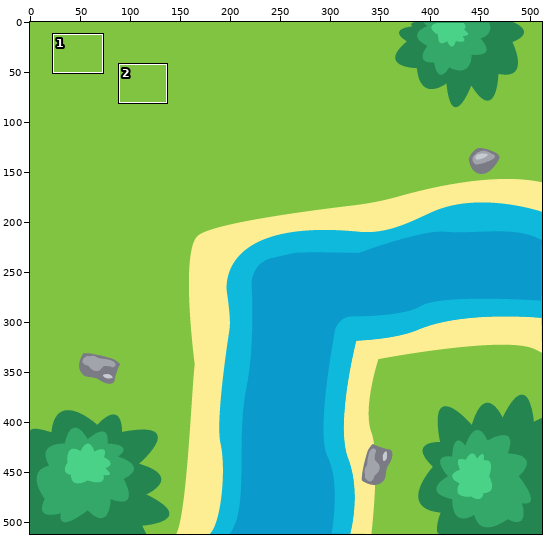
One commit to this sprite sheet: azulejos/tile7.png. The picture above shows the old version from afar; the outline marks the close-up.
Close-up. Old version:
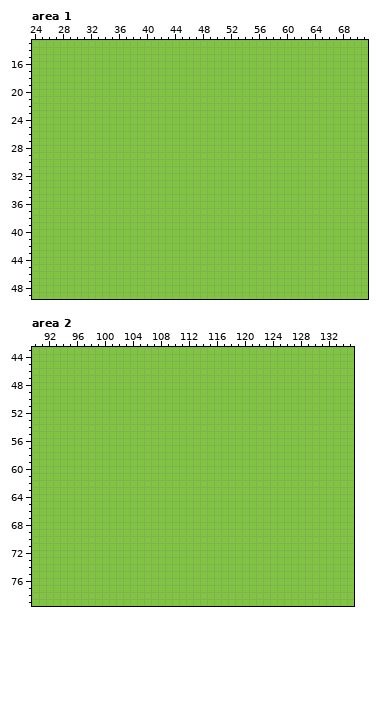
The file is 512x512 pixels. Colours within 5 levels of each other are drawn and written as one. Shown: area 1: x 24..71, y 13..49; area 2: x 90..135, y 43..79. The commit also changed other parts of the picture, which this record leaves out.
And afterwards:
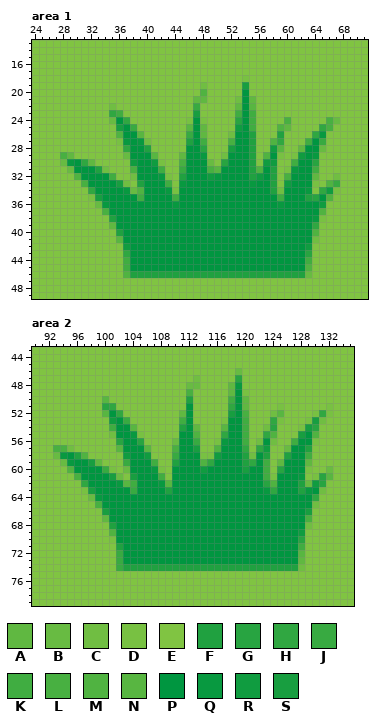
Palette (. is transparent): A #60b841  B #68bb42  C #70be42  D #78c142  E #80c442  F #20a140  G #28a441  H #30a741  J #38aa41  K #40ad41  L #48b041  M #50b341  N #58b641  P #009640  Q #089940  R #109c40  S #189e40
The exact change:
Changed rows in their new state; - is an unchanged pixel.
Area 1:
first column x 28:
18 --------------------------D-------------
19 --------------------C-----S-------------
20 --------------------M-----P-------------
21 -------------------AA----CPA------------
22 -------C-----------J-----APN------------
23 -------HK----------S-----KPK------------
24 -------BPH--------DPD----GPK----L-----LB
25 --------SPJ-------NPA----RPK---MA----HL-
26 --------MPPN------JPA---CPPF---F----HQ--
27 --------DQPQC-----FPK---LPPF--MH---KPJ--
28 ---------HPPF-----PPG---SPPF--RN--APPB--
29 LA-------BPPPN---APPQ--CPPPF-MPD-DRPQ---
30 BQPHA-----RPPRD--LPPPB-GPPPF-RR--KPPG---
31 -BPPPFC---LPPPK--JPPPLNPPPPFMPF-DQPPK---
32 --MPPPPK--CPPPQD-FPPPRQPPPPFRPF-LPPPA--C
33 ---LPPPPSC-FPPPK-QPPPPPPPPPQPPF-RPPPD-MJ
34 ----HPPPPQBMPPPQDPPPPPPPPPPPPPFCPPPQ-HRD
35 ----DSPPPPPKPPPPKPPPPPPPPPPPPPPKPPPFGPM-
36 -----BQPPPPPPPPPQPPPPPPPPPPPPPPQPPPPPR--
37 ------LPPPPPPPPPPPPPPPPPPPPPPPPPPPPPPM--
38 -------FPPPPPPPPPPPPPPPPPPPPPPPPPPPPQD--
39 -------APPPPPPPPPPPPPPPPPPPPPPPPPPPPH---
40 --------FPPPPPPPPPPPPPPPPPPPPPPPPPPPM---
41 --------NPPPPPPPPPPPPPPPPPPPPPPPPPPPC---
42 ---------RPPPPPPPPPPPPPPPPPPPPPPPPPR----
43 ---------HPPPPPPPPPPPPPPPPPPPPPPPPPG----
44 ---------KPPPPPPPPPPPPPPPPPPPPPPPPPK----
45 ---------KPPPPPPPPPPPPPPPPPPPPPPPPPM----
46 ---------MFFFFFFFFFFFFFFFFFFFFFFFFFB----
Area 2:
first column x 93:
46 --------------------------B-------------
47 --------------------C-----G-------------
48 -------------------BB----AQ-------------
49 -------------------L-----APD------------
50 -------N-----------F-----KPA------------
51 -------GH----------P-----HPA----D------D
52 -------NPH--------AP-----SPL---CN----DHD
53 --------RPJ-------KP----DPPK---HD---DSC-
54 --------KPPN------FPA---NPPK--CG---DSG--
55 --------CPPQD-----PPM---HPPK--HM---SPM--
56 ---------GPPG----BPPJ--DQPPK-CPC--KPPD--
57 LLC------NPPPN---LPPS--MPPPH-HR--BPPF---
58 BQPFM-----RPPR---JPPPDDRPPPFCPF--FPPK---
59 -BQPPSA---JPPPK--FPPPMHPPPPFHPK-APPPA---
60 --MPPPPJD-BPPPQD-PPPPRPPPPPSPPK-GPPPD--B
61 ---LPPPPSB-SPPPK-PPPPPPPPPPPPPKDPPPQ-DGN
62 ----HPPPPQNKPPPQNPPPPPPPPPPPPPGMPPPFBRG-
63 ----DSPPPPPJPPPPFPPPPPPPPPPPPPQHPPPFQPC-
64 -----BQPPPPPPPPPPPPPPPPPPPPPPPPPPPPPPH--
65 ------LPPPPPPPPPPPPPPPPPPPPPPPPPPPPPPC--
66 -------SPPPPPPPPPPPPPPPPPPPPPPPPPPPPS---
67 -------APPPPPPPPPPPPPPPPPPPPPPPPPPPPL---
68 --------FPPPPPPPPPPPPPPPPPPPPPPPPPPPC---
69 --------MPPPPPPPPPPPPPPPPPPPPPPPPPPR----
70 --------DPPPPPPPPPPPPPPPPPPPPPPPPPPG----
71 ---------FPPPPPPPPPPPPPPPPPPPPPPPPPK----
72 ---------JPPPPPPPPPPPPPPPPPPPPPPPPPN----
73 ---------JPPPPPPPPPPPPPPPPPPPPPPPPPA----
74 ---------JFFFFFFFFFFFFFFFFFFFFFFFFFC----
Boxes around the changes in both close-ups, in picture pixels (x1, y1, x2, y2):
changed: (60, 75, 340, 278)
changed: (53, 368, 333, 571)
